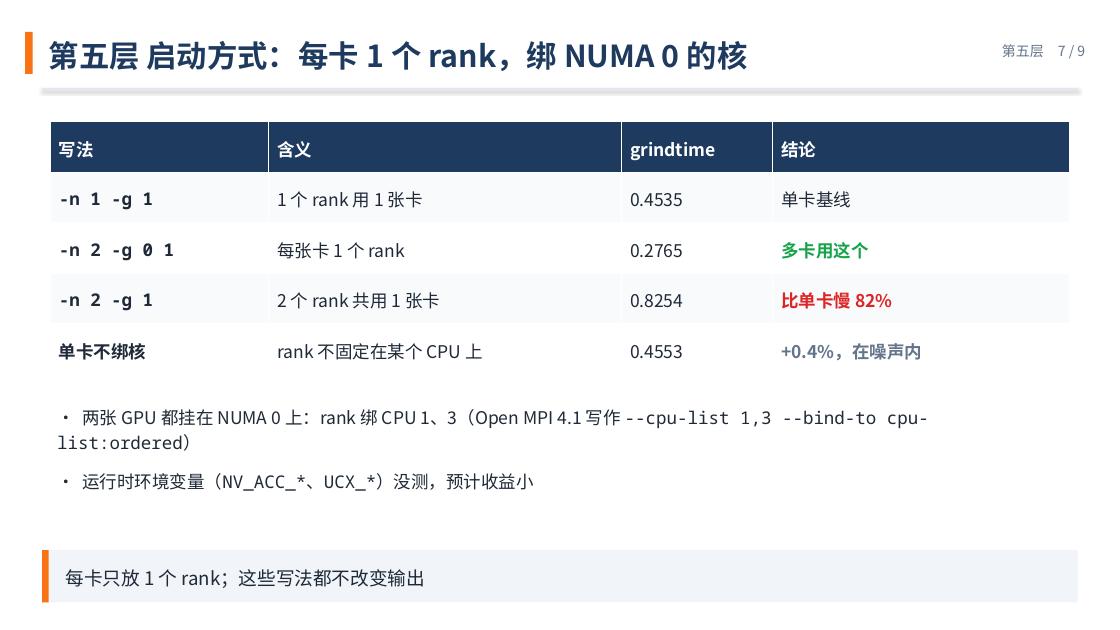
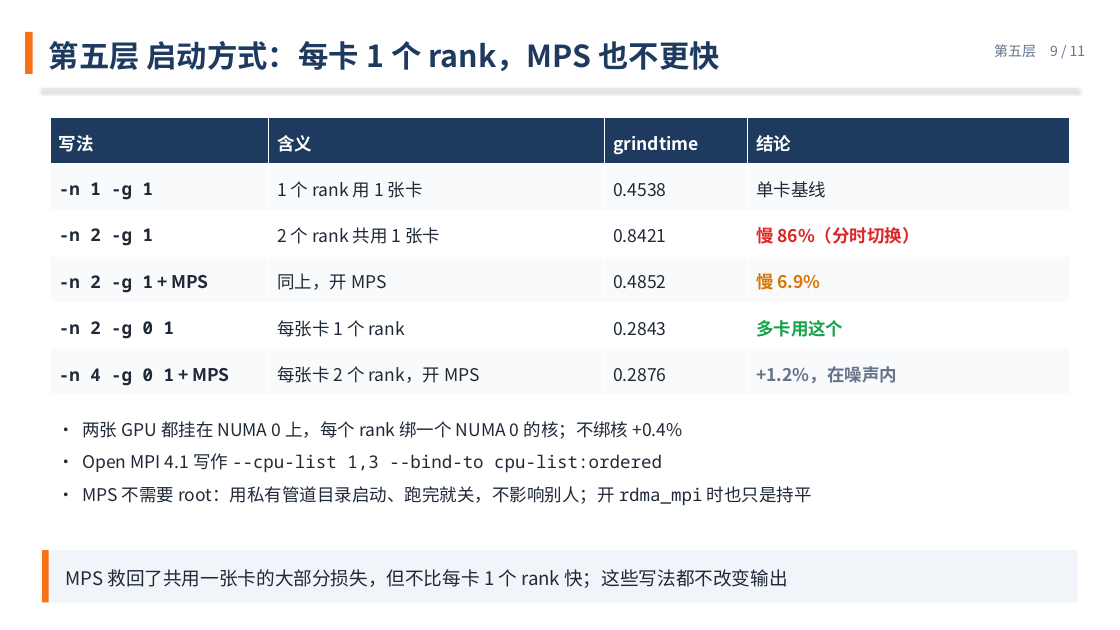
Before and after one commit to VictorTHU681/mfc-tuning-slides, a slide deck: slide 9 of tuning-six-layers-zh.pptx (slide 7 before the commit). Drawn at 1120x630 pixels with LibreOffice and Linux fonts; fonts in the diff are those of the drawing. Boxes give left, top, right and bottom in pixels: in the first picture for what was removed or moved away, otherwise in the second. Text is boxed around its words. In the diff, an @@ line names an element or a change of style, - is before the commit and + after.

```diff
--- a/tuning-six-layers-zh.pptx
+++ b/tuning-six-layers-zh.pptx
@@ text at (49, 41, 720, 71): text changed @@
-第五层 启动方式：每卡 1 个 rank，绑 NUMA 0 的核
+第五层 启动方式：每卡 1 个 rank，MPS 也不更快
@@ text at (994, 44, 1086, 57): text changed @@
-第五层 7 / 9
+第五层 9 / 11
@@ table at (50, 118, 1070, 395) @@
-row 2: -n 1 -g 1 | 1 个 rank 用 1 张卡 | 0.4535 | 单卡基线
-row 3: -n 2 -g 0 1 | 每张卡 1 个 rank | 0.2765 | 多卡用这个
-row 4: -n 2 -g 1 | 2 个 rank 共用 1 张卡 | 0.8254 | 比单卡慢 82%
-row 5: 单卡不绑核 | rank 不固定在某个 CPU 上 | 0.4553 | +0.4%，在噪声内
+row 2: -n 1 -g 1 | 1 个 rank 用 1 张卡 | 0.4538 | 单卡基线
+row 3: -n 2 -g 1 | 2 个 rank 共用 1 张卡 | 0.8421 | 慢 86%（分时切换）
+row 4: -n 2 -g 1 + MPS | 同上，开 MPS | 0.4852 | 慢 6.9%
+row 5: -n 2 -g 0 1 | 每张卡 1 个 rank | 0.2843 | 多卡用这个
+row 6: -n 4 -g 0 1 + MPS | 每张卡 2 个 rank，开 MPS | 0.2876 | +1.2%，在噪声内
@@ table: place and size @@
-table at (50, 122, 1070, 374)
+table at (50, 118, 1070, 395)
@@ text at (82, 421, 812, 506): text changed @@
-• 两张 GPU 都挂在 NUMA 0 上：rank 绑 CPU 1、3（Open MPI 4.1 写作 --cpu-list 1,3 --bind-to cpu-list:ordered）
-• 运行时环境变量（NV_ACC_*、UCX_*）没测，预计收益小
+• 两张 GPU 都挂在 NUMA 0 上，每个 rank 绑一个 NUMA 0 的核；不绑核 +0.4%
+• Open MPI 4.1 写作 --cpu-list 1,3 --bind-to cpu-list:ordered
+• MPS 不需要 root：用私有管道目录启动、跑完就关，不影响别人；开 rdma_mpi 时也只是持平
@@ text at (66, 569, 787, 588): text changed @@
-每卡只放 1 个 rank；这些写法都不改变输出
+MPS 救回了共用一张卡的大部分损失，但不比每卡 1 个 rank 快；这些写法都不改变输出
```
Also in this commit, not shown: 8 other slides changed, 2 slides added.
